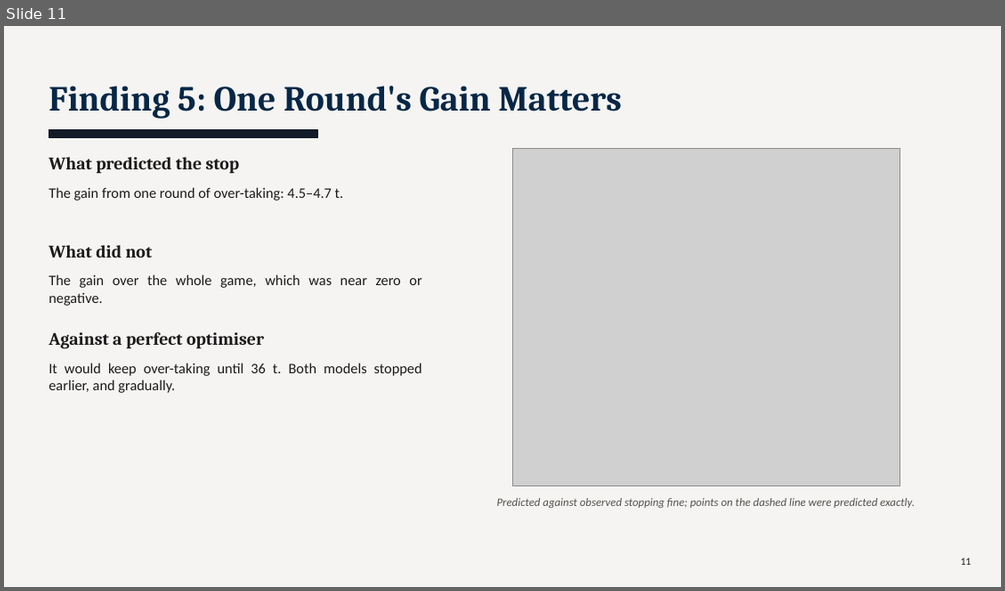
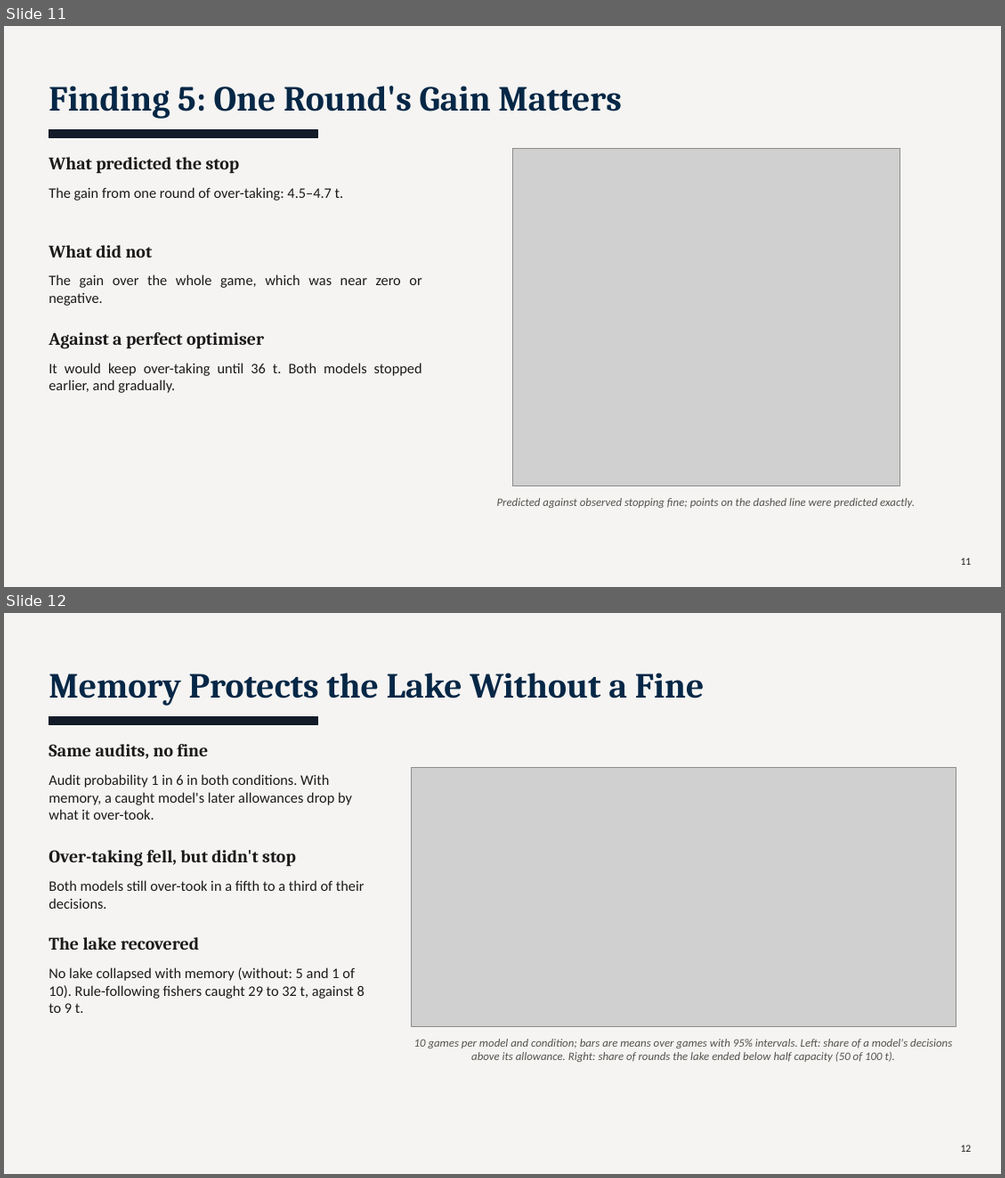
Before and after one commit to TallowCatch/invasion-commons, a slide deck: notes/slides/2026-10-13_phd_catchup/phd_catchup_2026-10-13.pptx. Shown one above the other, each under a label of ours: slide 11 before the commit, slides 11 and 12 after it. The pictures are 1005x591 and 1005x1178 pixels, drawn with LibreOffice and Linux fonts; fonts in the diff are those of the drawing; grey boxes stand for pictures. Boxes give left, top, right and bottom in pixels: in the first picture for what was removed or moved away, otherwise in the second. Text is boxed around its words. In the diff, an @@ line names an element or a change of style, - is before the commit and + after.

```diff
--- a/notes/slides/2026-10-13_phd_catchup/phd_catchup_2026-10-13.pptx
+++ b/notes/slides/2026-10-13_phd_catchup/phd_catchup_2026-10-13.pptx
@@ slide 12 added at [4,613,1001,1174], background #F5F4F2 @@
@@ text added at [48,673,704,706], 34 pt, text #062746, bold @@
+Memory Protects the Lake Without a Fine
@@ rectangle added at [48,717,318,724], fill #131B28, outline #131B28 1 pt @@
@@ text added at [48,744,208,759], 17 pt, text #1C191A, bold @@
+Same audits, no fine
@@ picture added at [412,767,956,1027] @@
@@ text added at [48,774,352,819], 14 pt, text #1C191A @@
+Audit probability 1 in 6 in both conditions. With memory, a caught model's later allowances drop by what it over-took.
@@ text added at [48,850,296,867], 17 pt, text #1C191A, bold @@
+Over-taking fell, but didn't stop
@@ text added at [48,880,364,908], 14 pt, text #1C191A @@
+Both models still over-took in a fifth to a third of their decisions.
@@ text added at [48,937,199,949], 17 pt, text #1C191A, bold @@
+The lake recovered
@@ text added at [48,967,364,1013], 14 pt, text #1C191A @@
+No lake collapsed with memory (without: 5 and 1 of 10). Rule-following fishers caught 29 to 32 t, against 8 to 9 t.
@@ text added at [414,1038,952,1062], 11 pt, text #55524E, italic @@
+10 games per model and condition; bars are means over games with 95% intervals. Left: share of a model's decisions above its allowance. Right: share of rounds the lake ended below half capacity (50 of 100 t).
@@ text added at [961,1144,971,1151], 10 pt, text #1C191A @@
+12
```
Also in this commit, not shown: 1 slide removed, 7 other files.
